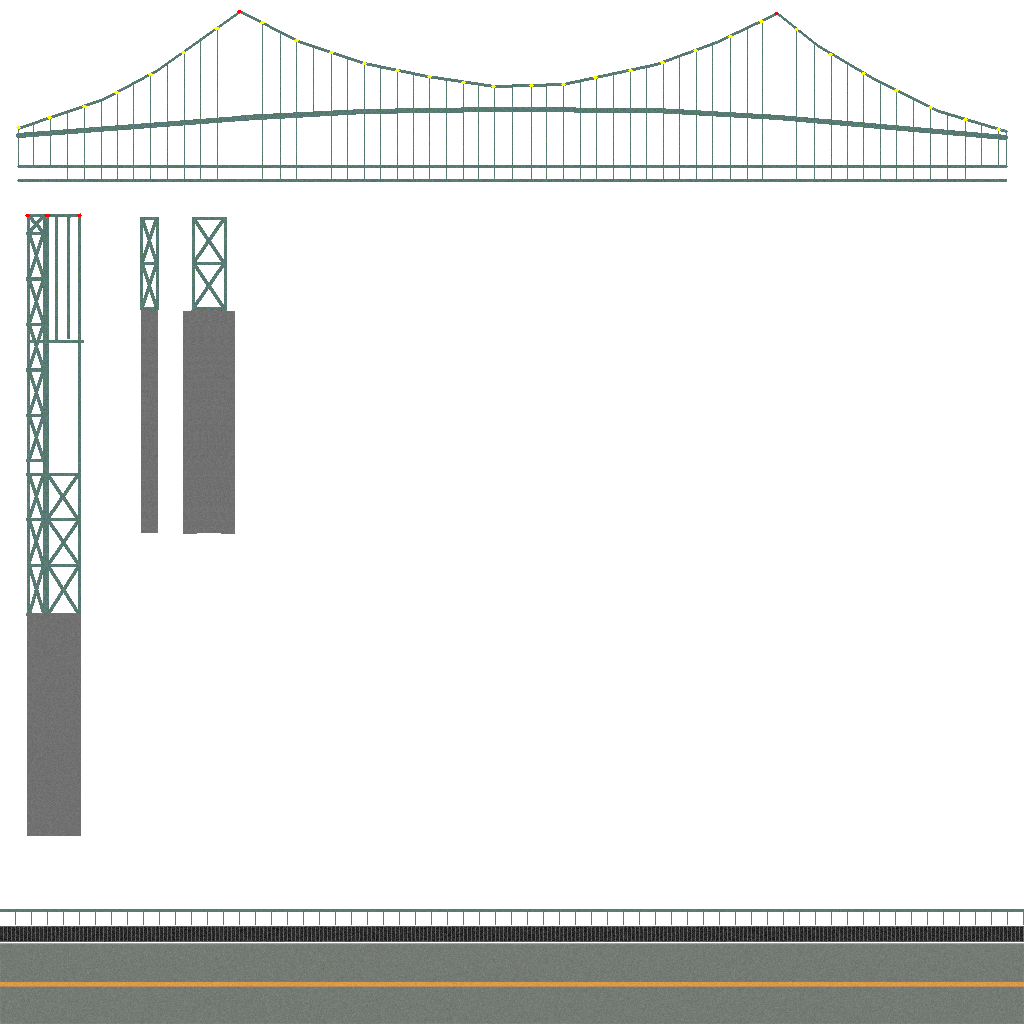
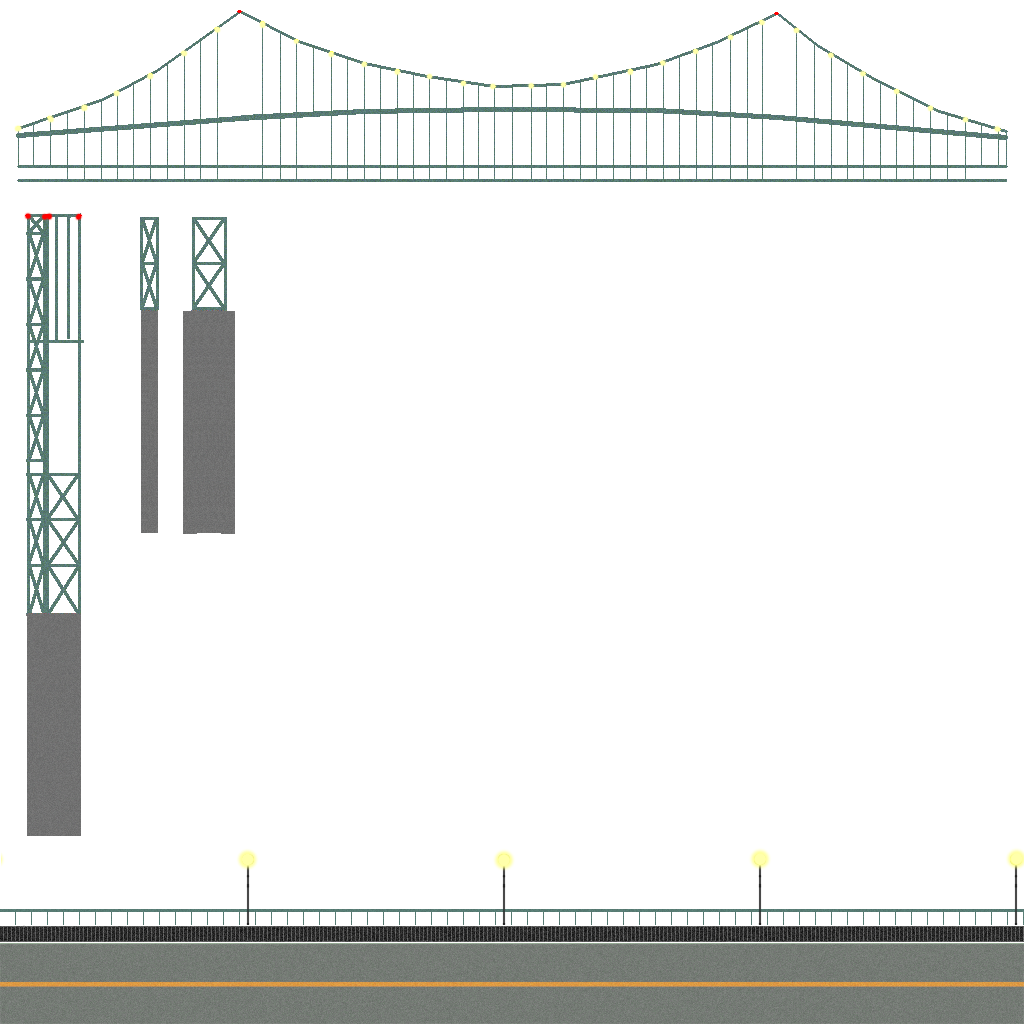
Comparing the layer stacks of the two w=1024, h=1024 images. Changes:
painted on "Lightmap" over [1, 19, 1024, 872]
painted on "Textures" over [18, 854, 1023, 926]
